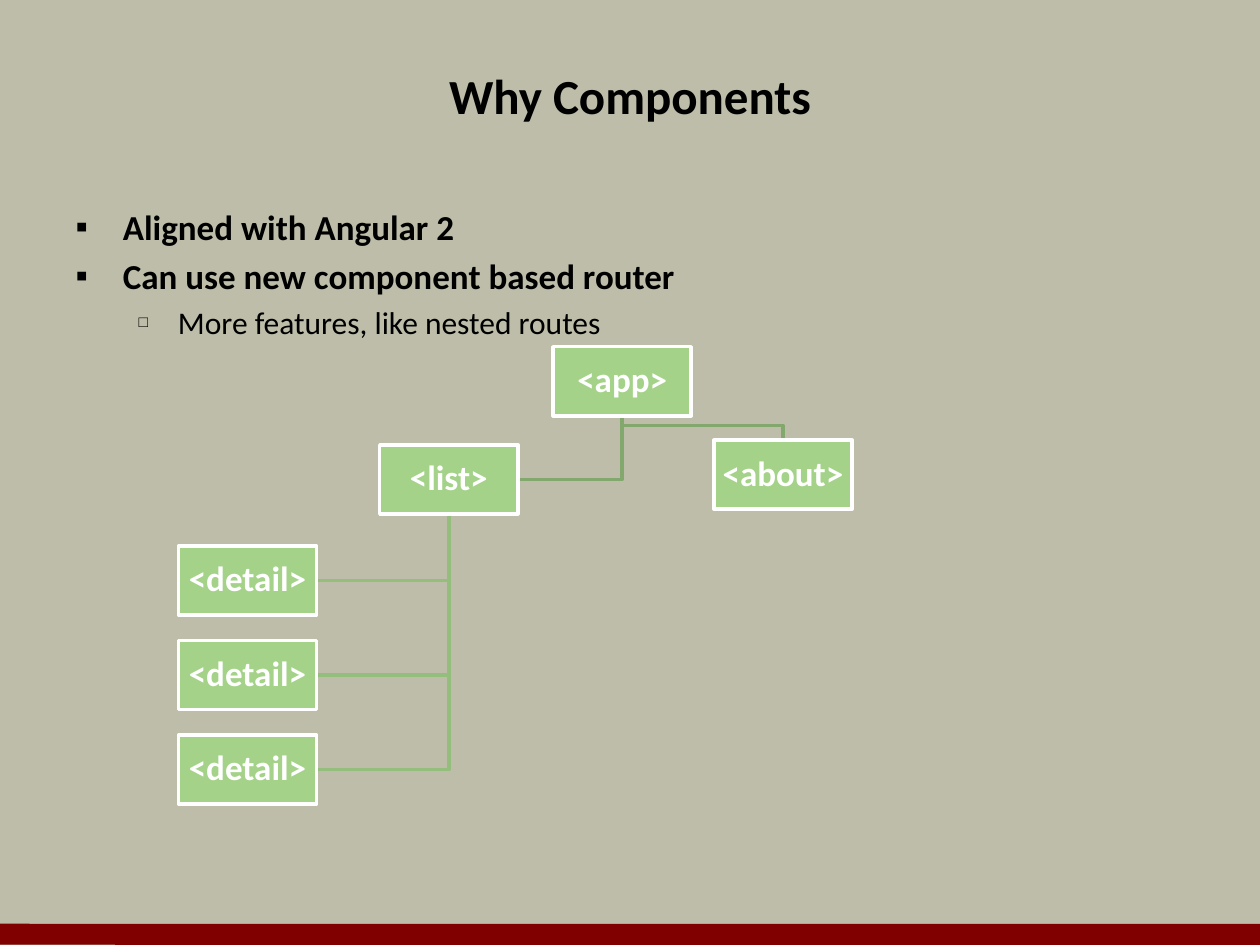
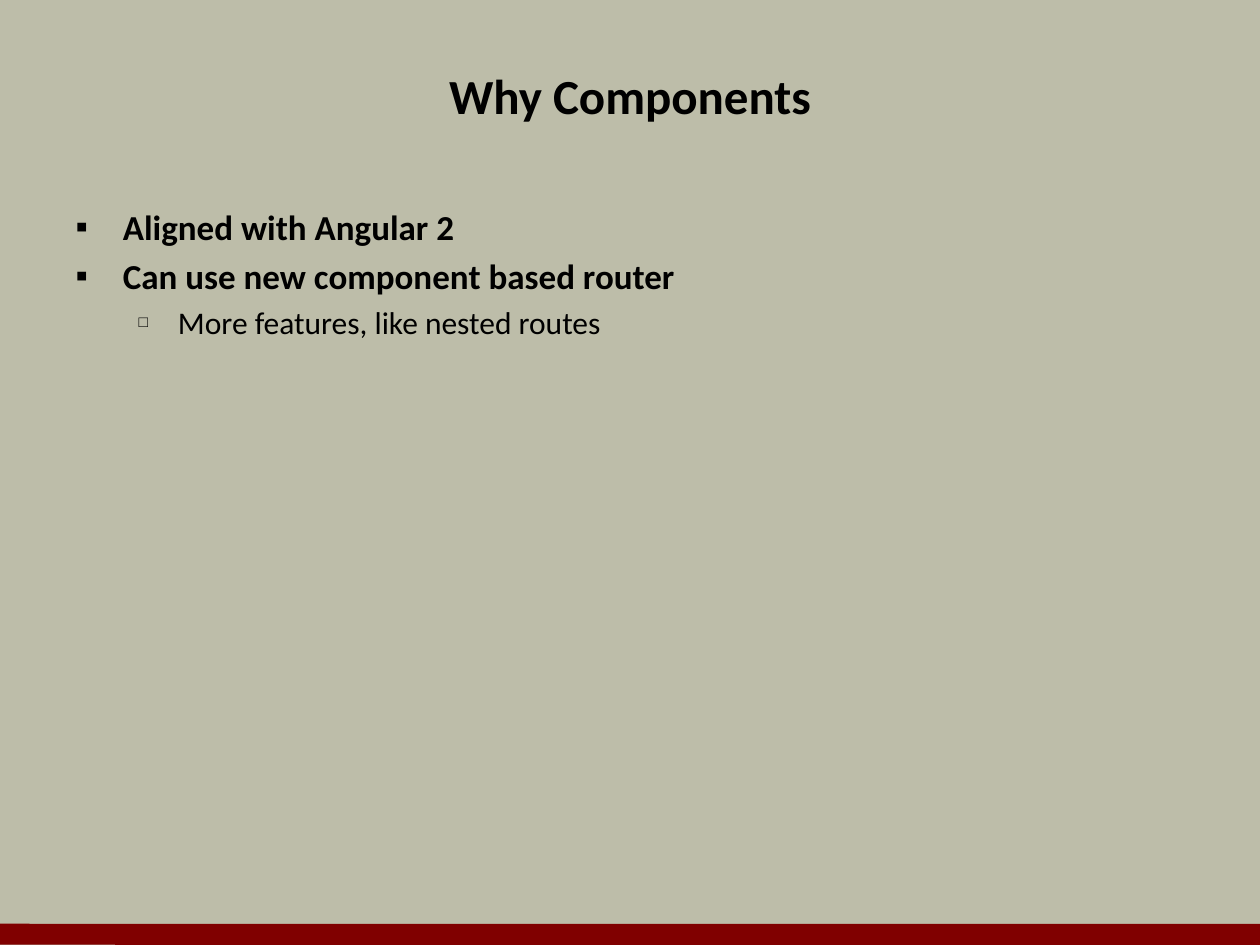
Before and after one commit to OdeToCode/classes, a slide deck: slide 7 of angularjs/slides/a2_components.pptx (slide 2 before the commit). Drawn at 1260x945 pixels with LibreOffice and Linux fonts; fonts in the diff are those of the drawing; background and template pictures are left out. Boxes give left, top, right and bottom in pixels: in the first picture for what was removed or moved away, otherwise in the second. Text is boxed around its words. In the diff, an @@ line names an element or a change of style, - is before the commit and + after.

Commit message:
slide update

```diff
--- a/angularjs/slides/a2_components.pptx
+++ b/angularjs/slides/a2_components.pptx
@@ group removed at bbox=[179, 346, 853, 804]: 6 rectangles, 6 texts, 5 freeform shapes @@
-<app>
-<about>
-<list>
-<detail>
-<detail>
-<detail>
```
Also in this commit, not shown: 13 slides added, 2 other files.
